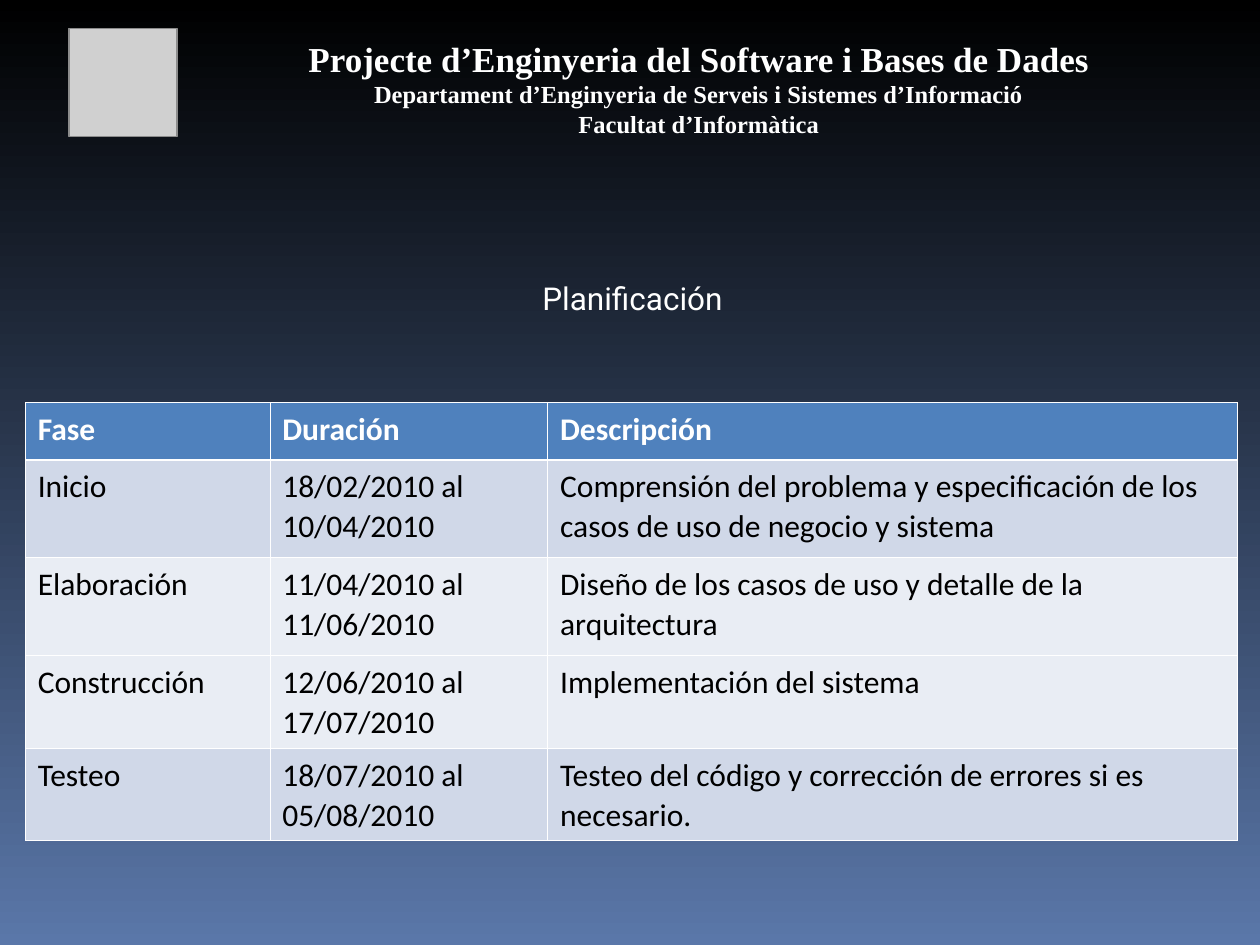
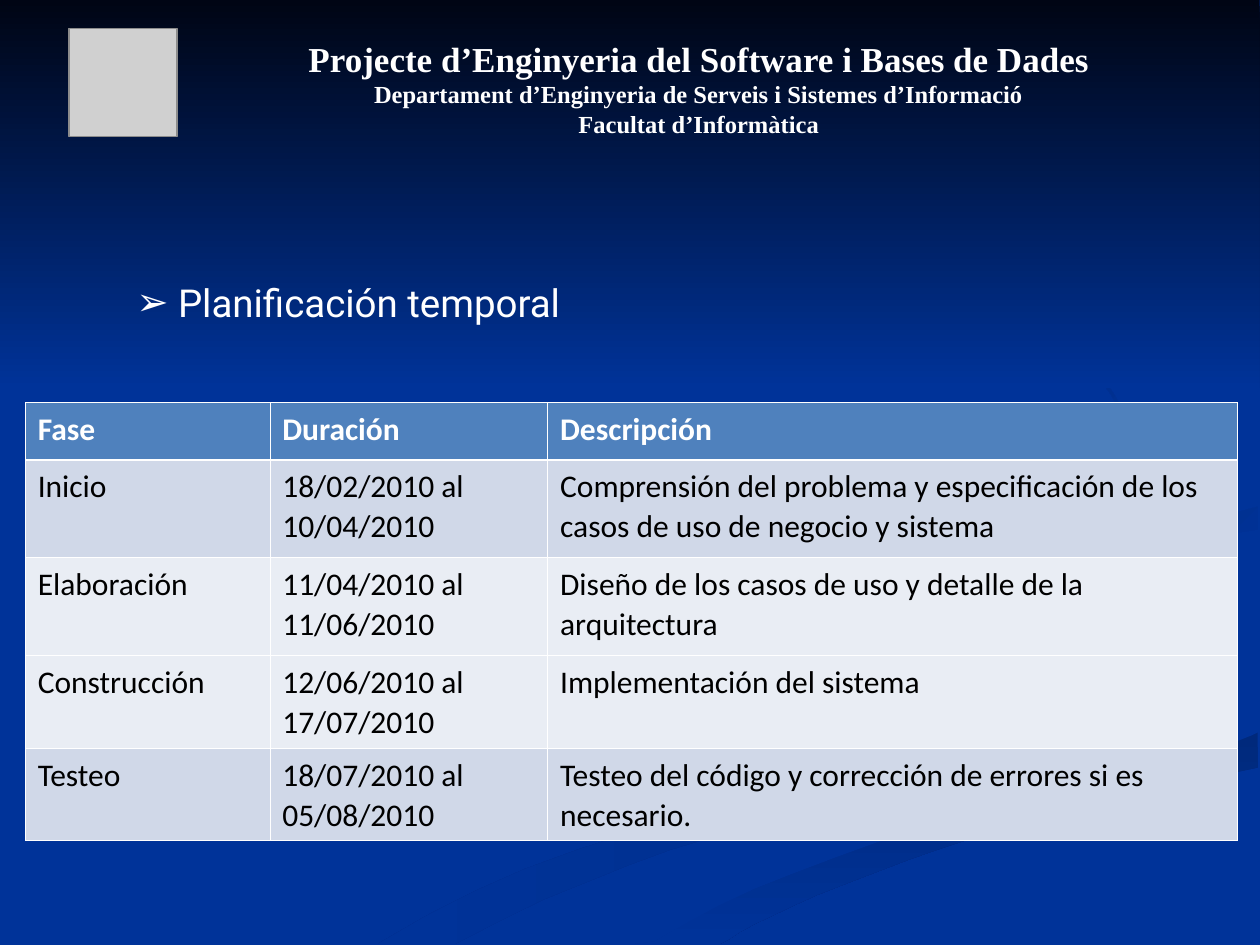
Before and after one commit to mvm9289/escfib, a slide deck: slide 21 of Docs/0910Q2-08-E-1.0-Presentacion.ppt (slide 22 before the commit). Drawn at 1260x945 pixels with LibreOffice and Linux fonts; fonts in the diff are those of the drawing; grey boxes stand for pictures. Boxes give left, top, right and bottom in pixels: in the first picture for what was removed or moved away, otherwise in the second. Text is boxed around its words. In the diff, an @@ line names an element or a change of style, - is before the commit and + after.

```diff
--- a/Docs/0910Q2-08-E-1.0-Presentacion.ppt
+++ b/Docs/0910Q2-08-E-1.0-Presentacion.ppt
@@ background gradient #000000 to #5A77A9 to #003399 @@
@@ group added at [0, 0, 1260, 944]: 6 freeform shapes @@
@@ text at [178, 287, 560, 325]: text changed; size 18 to 22 pt @@
-Planificación
+➢ Planificación temporal
```
Also in this commit, not shown: 23 other slides changed, 1 slide removed.
